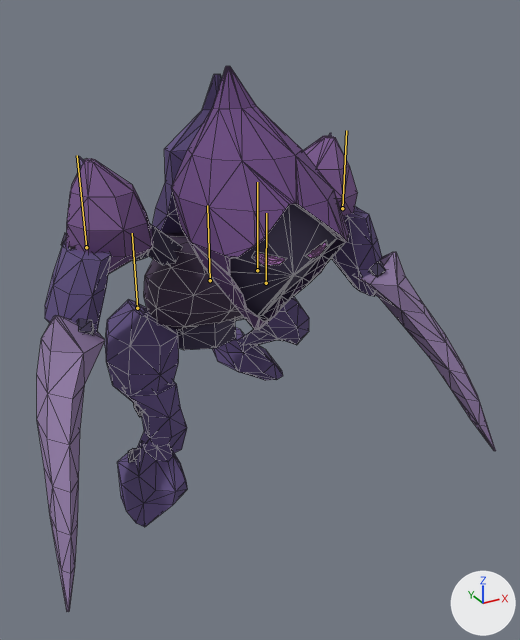
Before and after pictures for a commit that changed the glTF model art/enemies/stalker/production/animated/stalker.glb.
Before and after are seen from a 50 mm camera at (-0.702, -1.475, 1.019) aimed at (0.031, -0.143, 0.353). The lights are fixed; the arrows at lower right show +X, +Y and +Z. The older version comes first. Both versions are drawn at frame 16 of the action 'Idle'; the numbers are the values there. The bones that change, and the others that lie on the model, are drawn over the model as lines. Mesh edges are drawn as thin lines.

Names of what the first picture shows: 'stalker | palette mesh'.
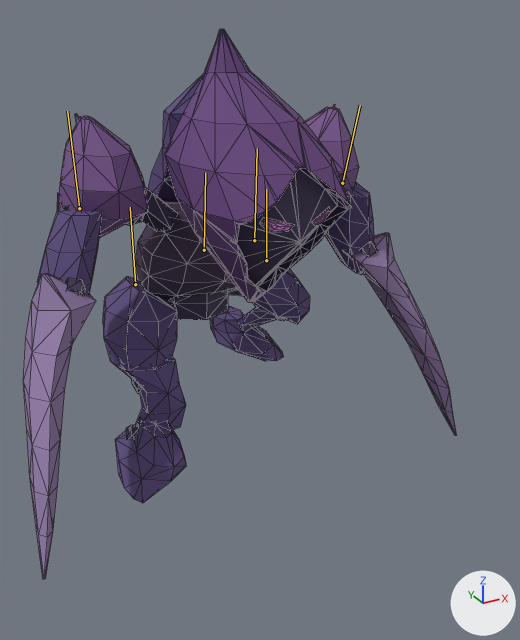
Location of each change, (x1, y1, x2, y2) in pixels of the pictures (520 x 640 px):
'stalker | palette mesh', posed: before (37, 66, 496, 612); after (23, 29, 457, 579)
bone 'body', root to tip: before (210, 280) to (207, 205); after (204, 250) to (205, 172)
bone 'head', root to tip: before (257, 270) to (257, 182); after (254, 240) to (257, 148)
bone 'arm.L', root to tip: before (86, 247) to (77, 155); after (79, 208) to (67, 111)
bone 'arm.R', root to tip: before (342, 208) to (346, 130); after (342, 183) to (360, 105)
bone 'leg.L', root to tip: before (137, 308) to (132, 233); after (135, 284) to (130, 207)
bone 'leg.R', root to tip: before (266, 283) to (266, 213); after (266, 260) to (266, 189)

The change in detail:
Bone 'body' (bone_body) moves from (0.0, 0.006, 0.0) to (-0.013, 0.087, 0.0).
Bone 'body' (bone_body) turns from (0, 0, 0) to (3, 0, -2) degrees about its own x, y and z.
Bone 'head' (bone_head) turns from (0, 0, 0) to (-2, 8, 0) degrees about its own x, y and z.
Bone 'arm.L' (bone_arm_l) turns from (-1, 0, 0) to (-8, -4, 2) degrees about its own x, y and z.
Bone 'arm.R' (bone_arm_r) turns from (1, 0, 0) to (8, 4, -2) degrees about its own x, y and z.
Bone 'leg.L' (bone_leg_l) moves from (0.0, 0.0, 0.0) to (0.015, -0.025, 0.003).
Bone 'leg.L' (bone_leg_l) turns from (0, 0, 0) to (-3, 0, 2) degrees about its own x, y and z.
Bone 'leg.R' (bone_leg_r) moves from (0.0, 0.0, 0.0) to (0.015, -0.014, 0.003).
Bone 'leg.R' (bone_leg_r) turns from (0, 0, 0) to (-3, 0, 2) degrees about its own x, y and z.
